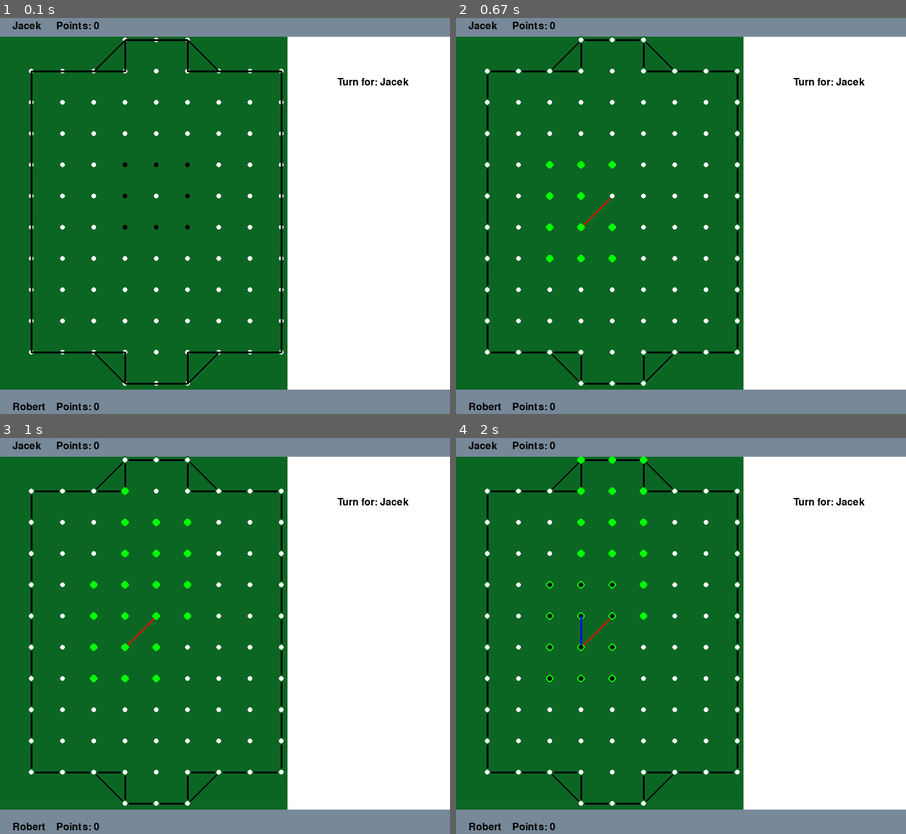
Above: before the commit, frames 1-4 (two rows, left to right).
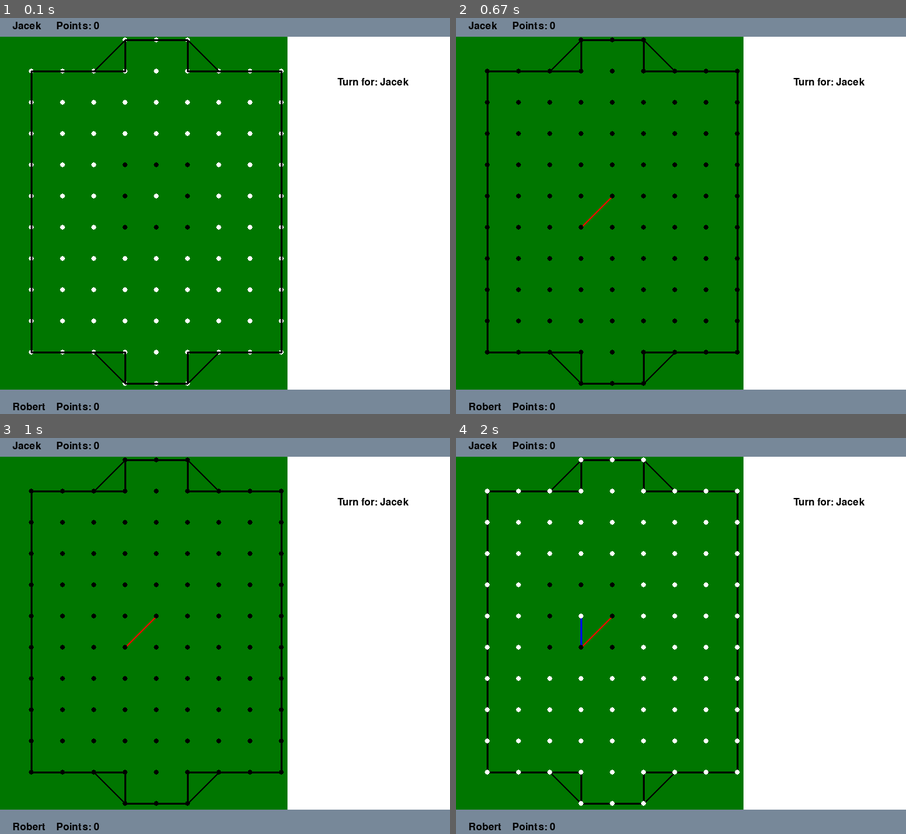
Above: after the commit, the same moments.

Repository: KWeselski/pygame_paper_soccer
Game: pygame game, started from main.py
Two runs of this game, one before a commit and one after it. Both use one fixed random seed, a clock stepped at 60 frames per second and the inputs below.
Inputs (mouse positions are in pixels of both pictures, inside the frame that each line leads up to):
- Up to frame 1 (0.1 s): no input
- Up to frame 2 (0.67 s): click (582, 227) at 0.38 s
- Up to frame 3 (1 s): no input
- Up to frame 4 (2 s): tap Enter at 1.67 s

The runs differ from the first frame. In frame 1, 55% of the frame differs, in the area x 0-64%, y 4-94%; in frame 2, 56%; in frame 3, 56%; in frame 4, 55%.

Commit message:
minor clean code

Diff:
--- a/main.py
+++ b/main.py
@@ -69,7 +69,7 @@
 GREEN = (0, 255, 0)
 GRAY = (128,128,128)
 LIGHTSLATEGRAY = (119,136,153)
-FOREST = (11, 102, 35)
+FOREST = (0,118,0)
 
 #BOARD
 size = 50
@@ -198,7 +198,7 @@
     all_lines = []
     for x in POINTS_pos:
         current_point = x
-                        #clear_display(POINTS_pos)
+
         near = find_near_points(current_point.point_pos)
         for elem in near:
             all_lines.append((current_point.cords,elem.cords))
@@ -219,7 +219,7 @@
 
     open_list.append(start_node)
     print('Start point:', start_point)
-    clear_display(lines)
+
 
     while len(open_list) > 0:
         current_node = open_list[0]
@@ -249,7 +249,7 @@
 
             new_node = Node(current_node, node_position)
             children.append(new_node)
-            pygame.draw.circle(DISPLAYSURF,GREEN,(new_node.position[0],new_node.position[1]),6)
+            #pygame.draw.circle(DISPLAYSURF,GREEN,(new_node.position[0],new_node.position[1]),6)
             #time.sleep(0.1)
             pygame.display.flip()
         #print("Ilosc mozliwych ruchow",len(children))
@@ -269,12 +269,12 @@
 
     return None
 
-def clear_display(points_):
+def refresh_display(points_):
     """
     The function refresh points that are not within the ball.
     """
     for obj in points_:
-        obj.draw_point(obj.cords,FOREST,6)
+        #obj.draw_point(obj.cords,FOREST,6)
         obj.draw_point(obj.cords,WHITE,4)
 
 def check_position(ball_, points_):
@@ -316,13 +316,7 @@
         obj.draw_point((obj.point_pos.centerx, obj.point_pos.centery),BLACK,4)
     return near_n
 
-def change_turn():
-    if player1.turn is False:
-        player2.turn=False
-        player1.turn=True
-    else:
-        player1.turn=False
-        player2.turn=True
+
 
 def clear_lines(LINES):
     DISPLAYSURF.fill(FOREST)
@@ -345,7 +339,13 @@
     end = (250,50)
     start_pos = (current_point.centerx,current_point.centery)
     path = A_star_alg(POINTS_pos, start_pos, end)
-    path_cords = path[1]
+    if path is not None:
+        path_cords = path[1]
+    else:
+        print('Nie ma juz wybrow lool')
+        neigh = find_near_points(current_point)
+        neigh_choice = random.choice(neigh)
+        path_cords = neigh_choice.cords
     current_point = pick_another_point(current_point,True,mouse_cords_=path_cords)
     print("Bot wykonał ruch: ",path_cords)
     return current_point
@@ -372,11 +372,20 @@
     return dict_moves
 
 def check_won():
-    if someone_won is True:
-                    time.sleep(5)
-                    change_turn()
-                    clear_lines(LINES)
-                    POINTS_pos.clear()
+        global POINTS_pos
+        if someone_won is True:
+                        time.sleep(5)
+                        change_turn()
+                        clear_lines(LINES)
+                        POINTS_pos.clear()
+
+def change_turn():
+        if player1.turn is False:
+            player2.turn=False
+            player1.turn=True
+        else:
+            player1.turn=False
+            player2.turn=True
 
 def pick_another_point(point_x, bot=False,key=None,mouse_cords_=False):
     global current_point
@@ -403,6 +412,7 @@
     else:
         mouse_cords = (mouse_x,mouse_y) #
 
+    print(mouse_cords)
     for obj in neigh:
         if obj.point_radius.collidepoint(mouse_cords):
             obj.checked = True
@@ -435,6 +445,7 @@
                 for x in POINTS_pos:
                     if x.cords is end_point:
                         current_point = x
+                        refresh_display(POINTS_pos)
                         near = find_near_points(current_point.point_pos)
                         for elem in near:
                             possible_lines.append((current_point.cords,elem.cords))
@@ -449,6 +460,8 @@
 
                         #CHECK IF
                         actual_lines = [line for line in possible_lines if line in LINES]
+                        print('Ilosc lini obok: ',len(actual_lines))
+                        print('Liczba sasiadow:', (2 * len(near)))
                         if len(actual_lines) == (2 * len(near)):
                             print('Nie ma więcej ruchów')
                             possible_moves = False
@@ -456,6 +469,7 @@
                         if any(elem in LINES for elem in possibles_lines_for_next_step):
                             if bot is True:
                                 current_point = bot_move(current_point.point_pos)
+
                                 #pick_another_point(current_point.point_pos,bot=True)
                             else:
                                 current_point = pick_another_point(current_point.point_pos)
@@ -468,26 +482,32 @@
     current_point = point_x
     return current_point
 
+def draw_text(text,font,color,surface,x,y):
+    textObj = font.render(text,True,color)
+    textRect = textObj.get_rect()
+    textRect.topleft = (x, y)
+    surface.blit(textObj, textRect)
+
+
 while True:
-
     if not POINTS_pos:
         possible_moves=True
         someone_won=False
+
         if not PLAYERS:
             player1 = Player('Jacek',RED)
             player2 = Player('Robert',BLUE)
+
+            player1.turn=True
             PLAYERS.append(player1)
             PLAYERS.append(player2)
 
         player1_name = player1.name
         player2_name = player2.name
-
         player1_points = "Points: {0}".format(player1.points)
         player2_points = "Points: {0}".format(player2.points)
 
-        player1.turn = True
         frame_count=0
-
         LINES = []
         point_pos_cords.clear()
         BALL = (250,300) #Startowa pozycja
@@ -500,14 +520,14 @@
         pick_another_point(current_point,False)
         LINES = removeDuplicates(LINES)
 
-    #total_seconds = start_ticks - (frame_count // frame_rate)
-    #if total_seconds == 0:
-    #    change_turn()
-    #    frame_count=0
-
-    #minutes = total_seconds // 60
-    #seconds = total_seconds % 60
-    #output_string = "Time: {0:02}".format(seconds)
+        #total_seconds = start_ticks - (frame_count // frame_rate)
+        #if total_seconds == 0:
+        #    change_turn()
+        #    frame_count=0
+
+        #minutes = total_seconds // 60
+        #seconds = total_seconds % 60
+        #output_string = "Time: {0:02}".format(seconds)
 
     if player2.turn is True:
         active_player_string ="Turn for: {0}".format(player2.name)
@@ -517,33 +537,25 @@
 
 
     if possible_moves is False:
-        time.sleep(5)
+
         for player in PLAYERS:
             if player.turn is not True:
                 player.points += 1
                 clear_lines(LINES)
                 POINTS_pos.clear()
 
-    active_player_text = font_player.render(active_player_string, True, BLACK)
-    #text = font.render(output_string, True, BLACK)
-    player1_name_text = font_player.render(player1_name,True,BLACK)
-    player2_name_text = font_player.render(player2_name,True,BLACK)
-    player1_points_text = font_player.render(player1_points,True,BLACK)
-    player2_points_text = font_player.render(player2_points,True,BLACK)
-
     pygame.draw.rect(DISPLAYSURF,WHITE,(460,0,300,640)) #WHITE BOX FOR REFRESH TEXT DRAWING
     pygame.draw.rect(DISPLAYSURF,LIGHTSLATEGRAY,(0,0,720,45))
     pygame.draw.rect(DISPLAYSURF,LIGHTSLATEGRAY,(0,610,720,45))
 
-    #DISPLAYSURF.blit(text, [540, 70])
-    DISPLAYSURF.blit(active_player_text,[540,110])
-    DISPLAYSURF.blit(player1_name_text, [20, 20])
-    DISPLAYSURF.blit(player1_points_text, [90, 20])
-    DISPLAYSURF.blit(player2_name_text, [20, 630])
-    DISPLAYSURF.blit(player2_points_text, [90, 630])
-
-    #frame_count += 1
-    #clock.tick(frame_rate)
+    draw_text(active_player_string,font_player,BLACK,DISPLAYSURF,540,110)
+    draw_text(player1_name,font_player,BLACK,DISPLAYSURF,20,20)
+    draw_text(player2_name,font_player,BLACK,DISPLAYSURF,20,630)
+    draw_text(player1_points,font_player,BLACK,DISPLAYSURF,90,20)
+    draw_text(player2_points,font_player,BLACK,DISPLAYSURF,90,630)
+
+        #frame_count += 1
+        #clock.tick(frame_rate)
     for event in pygame.event.get():
         if event.type == pygame.QUIT:
             pygame.quit()
@@ -551,11 +563,10 @@
         elif event.type == MOUSEMOTION:
             mouse_x, mouse_y = event.pos
         elif event.type == MOUSEBUTTONUP:
-            clear_display(POINTS_pos)
+                #refresh_display(POINTS_pos)
             print('Jacek start',(current_point.centerx, current_point.centery))
             current_point = pick_another_point(current_point,False)
-
-        # NUMPAD
+            # NUMPAD
         elif event.type == KEYDOWN:
             if event.key == K_KP1:
                 k='7'
